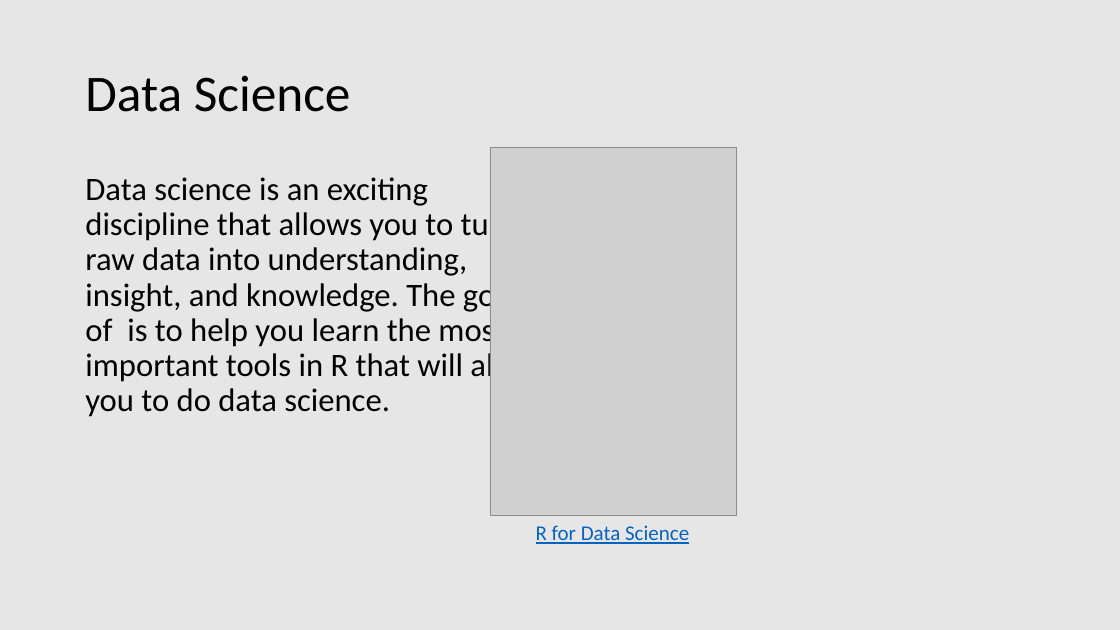
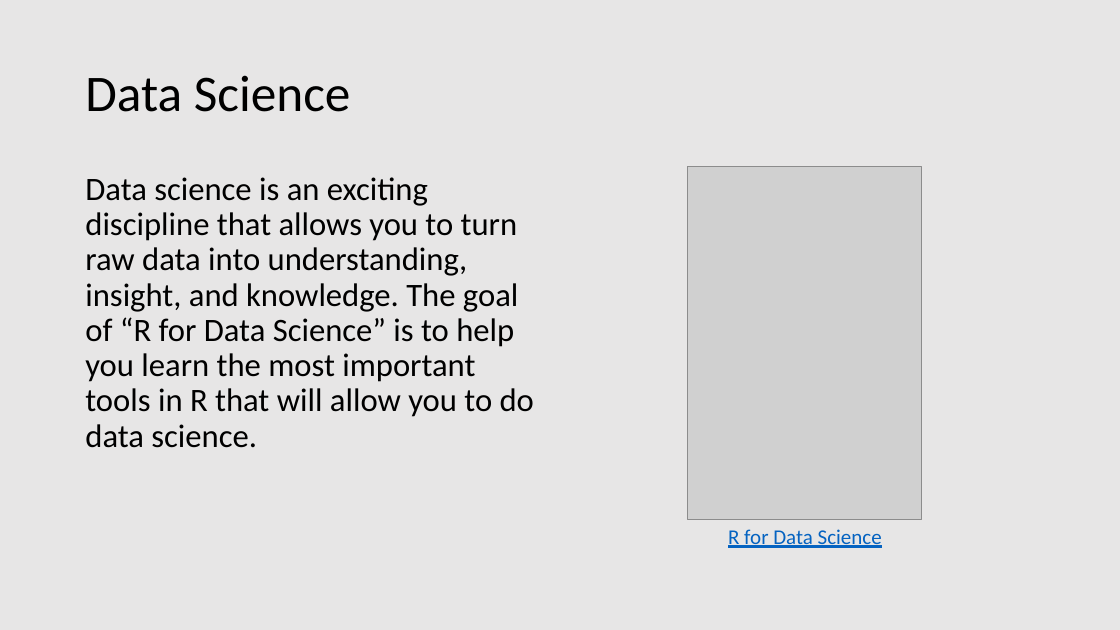
Before and after one commit to nwstephens/rmd2ppt, a slide deck: slide 3 of 06-r4ds/r4ds.pptx. Drawn at 1120x630 pixels with LibreOffice and Linux fonts; fonts in the diff are those of the drawing; grey boxes stand for pictures; background and template pictures are left out. Boxes give left, top, right and bottom in pixels: in the first picture for what was removed or moved away, otherwise in the second. Text is boxed around its words. In the diff, an @@ line names an element or a change of style, - is before the commit and + after.

```diff
--- a/06-r4ds/r4ds.pptx
+++ b/06-r4ds/r4ds.pptx
@@ text at (85,177,534,448): text changed @@
-Data science is an exciting discipline that allows you to turn raw data into understanding, insight, and knowledge. The goal of is to help you learn the most important tools in R that will allow you to do data science.
+Data science is an exciting discipline that allows you to turn raw data into understanding, insight, and knowledge. The goal of “R for Data Science” is to help you learn the most important tools in R that will allow you to do data science.
@@ picture: place and size @@
-picture at (490,147,736,516)
+picture at (687,167,922,519)
@@ text "R for Data Science": place and size @@
-text "R for Data Science" at (536,525,689,544)
+text "R for Data Science" at (728,529,882,548)
```
Also in this commit, not shown: 6 other slides changed, 3 other files.
